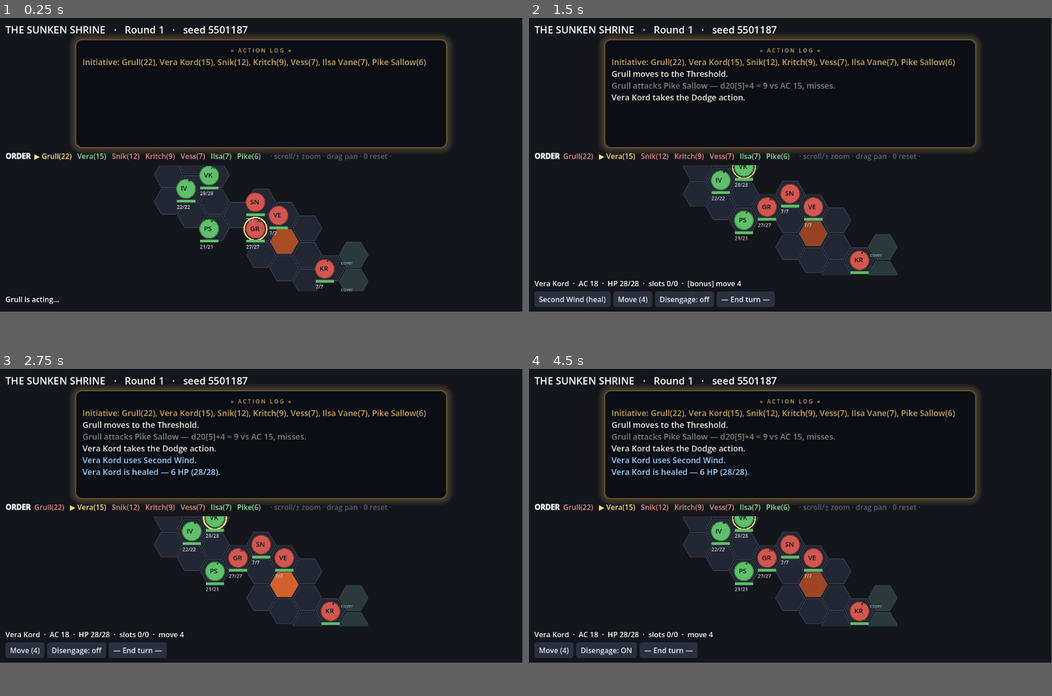
Above: before the commit, frames 1-4 (two rows, left to right).
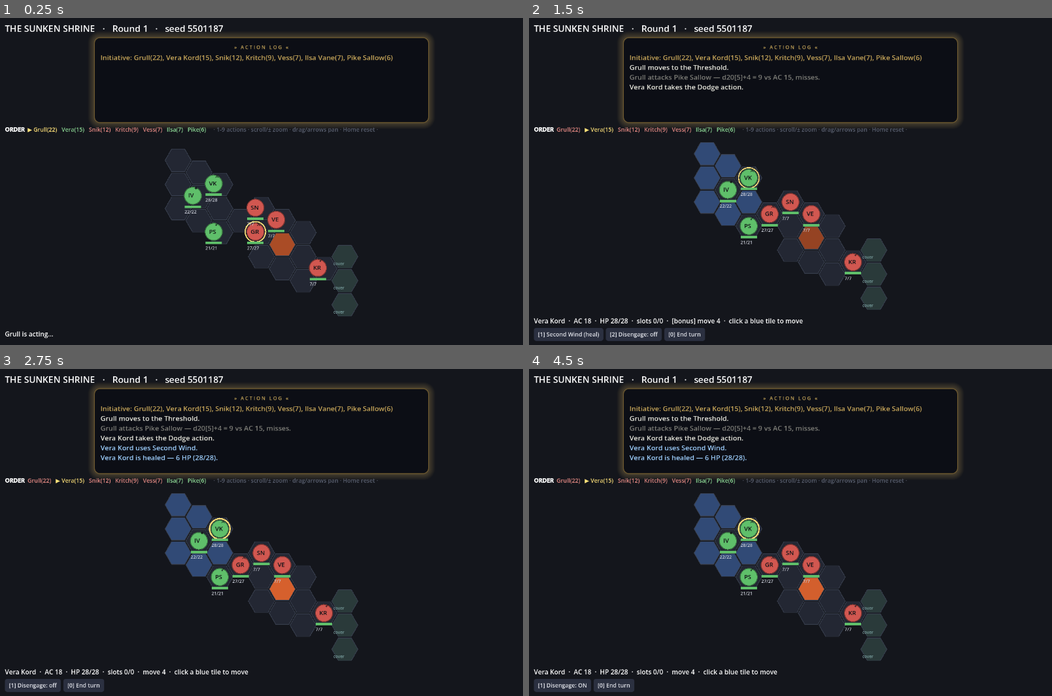
Above: after the commit, the same moments.

Repository: EgecanOzcakar/sorcmerc
Game: Godot game, scene res://scenes/main.tscn
Two runs of this game, one before a commit and one after it. Both use one fixed random seed, a clock stepped at 60 frames per second and the inputs below.
Inputs (mouse positions are in pixels of both pictures, inside the frame that each line leads up to):
- Up to frame 1 (0.25 s): no input
- Up to frame 2 (1.5 s): tap Enter at 0.5 s; drag from (790, 165) to (842, 99) at 0.52 s; click (549, 299) at 1.25 s, where only the run before the commit has a clickable "Dodge"
- Up to frame 3 (2.75 s): click (41, 650) at 2 s, where only the run before the commit has a clickable "Second Wind (heal)"
- Up to frame 4 (4.5 s): click "Move (4)" (after the commit: "[1] Disengage: off") at 2.75 s; click "Moving… (click a tile)" (after the commit: "[1] Disengage: ON") at 3.5 s; click "Disengage: off" (after the commit: "[1] Disengage: off") at 4.25 s
In our replay, the window is 799x449 before the commit and 800x500 after it. These sizes can differ from the game's own. Grey fills any space a smaller window leaves; there, only what the larger window draws over its background counts as a difference.

The runs differ from the first frame. In frame 1, 9.7% of the frame differs, in the area x 0-87%, y 2-98%; in frame 2, 16%, in the area x 0-87%, y 2-99%; in frame 3, 15%; in frame 4, 15%.

Commit message:
Verb-level menu: number keys, click-to-move, hover-to-aim
- Actions are now single verbs numbered [1]-[9] ([0] ends the turn);
  1-9 / 0 trigger them from the keyboard, Esc/b cancels.
- Default board click is Move (reachable tiles tinted, provoke markers);
  the Move button is gone.
- Attack / Sacred Flame / Shove / Healing Word enter an aim mode: valid
  targets outline, each shows its odds (hit % / save-fail % / shove % /
  heal), the hovered one brighter; click applies. New UI-only helpers
  save_fail_chance() and shove_chance() in combat.gd.
- All combat-UI font sizes track the zoom level (clamped 0.9-1.4x);
  view reset moves to Home so 0 is free for End turn.
- Default window 1280x800; log panel 210, board min 240.

Co-Authored-By: Claude Sonnet 5 <noreply@anthropic.com>

Diff:
--- a/core/combat.gd
+++ b/core/combat.gd
@@ -155,6 +155,27 @@
 	elif mode == Dice.DIS:
 		p = p * p
 	return p
+
+# Probability `target` FAILS a DC `dc` DEX save (what a caster wants). UI-only.
+func save_fail_chance(target, dc: int, ignore_cover := false) -> float:
+	var bonus: int = target.dex_save
+	if is_cover(target.pos) and not ignore_cover:
+		bonus += 2
+	var p_make: float = clampf((21.0 - (dc - bonus)) / 20.0, 0.0, 1.0)
+	if target.has("dodging"):
+		p_make = 1.0 - (1.0 - p_make) * (1.0 - p_make)
+	return 1.0 - p_make
+
+# Probability a Shove by `attacker` beats `target`'s contest (ties lose). UI-only.
+func shove_chance(attacker, target) -> float:
+	var am: int = attacker.athletics
+	var dm: int = maxi(target.athletics, target.acro)
+	var wins := 0
+	for a in range(1, 21):
+		for d in range(1, 21):
+			if a + am > d + dm:
+				wins += 1
+	return wins / 400.0
 
 # --- attack ------------------------------------------------------------
 
--- a/project.godot
+++ b/project.godot
@@ -14,6 +14,13 @@
 run/main_scene="res://scenes/main.tscn"
 config/features=PackedStringArray("4.7", "GL Compatibility")
 
+[display]
+
+window/size/viewport_width=1280
+window/size/viewport_height=800
+window/size/window_width_override=0
+window/size/window_height_override=0
+
 [rendering]
 
 renderer/rendering_method="gl_compatibility"
--- a/scenes/main.gd
+++ b/scenes/main.gd
@@ -20,7 +20,9 @@
 var _busy = false
 var _advancing = false
 var _disengage = false
-var _mode := "idle"          # idle | move | cone
+var _mode := "idle"          # idle | cone | target
+var _tgt_kind := ""          # attack | sacred | shove_prone | shove_push | shove_brazier | heal
+var _hover_hex := Vector2i(999, 999)
 var _anim := 1.0             # animation speed multiplier (huge when FAST)
 
 @onready var _header := Label.new()
@@ -29,6 +31,7 @@
 @onready var _actor := Label.new()
 @onready var _buttons := HFlowContainer.new()
 @onready var _logbox := RichTextLabel.new()
+@onready var _cap := Label.new()
 
 # --- palette --------------------------------------------------------------
 const COL_BG := Color("14161c")
@@ -67,7 +70,7 @@
 	# --- the action log: big, centred, shiny --------------------------
 	var logwrap := PanelContainer.new()
 	logwrap.size_flags_horizontal = Control.SIZE_SHRINK_CENTER
-	logwrap.custom_minimum_size = Vector2(820, 240)
+	logwrap.custom_minimum_size = Vector2(820, 210)
 	var glow := StyleBoxFlat.new()
 	glow.bg_color = Color("0c0e15")
 	glow.set_corner_radius_all(14)
@@ -80,12 +83,10 @@
 	var logcol := VBoxContainer.new()
 	logcol.add_theme_constant_override("separation", 4)
 	logwrap.add_child(logcol)
-	var cap := Label.new()
-	cap.text = "»   A C T I O N   L O G   «"
-	cap.horizontal_alignment = HORIZONTAL_ALIGNMENT_CENTER
-	cap.add_theme_font_size_override("font_size", 12)
-	cap.add_theme_color_override("font_color", Color("c8a75a"))
-	logcol.add_child(cap)
+	_cap.text = "»   A C T I O N   L O G   «"
+	_cap.horizontal_alignment = HORIZONTAL_ALIGNMENT_CENTER
+	_cap.add_theme_color_override("font_color", Color("c8a75a"))
+	logcol.add_child(_cap)
 	_logbox.bbcode_enabled = true
 	_logbox.scroll_following = true
 	_logbox.size_flags_vertical = Control.SIZE_EXPAND_FILL
@@ -105,7 +106,7 @@
 	_board.clip_contents = true
 	_board.size_flags_vertical = Control.SIZE_EXPAND_FILL
 	_board.size_flags_horizontal = Control.SIZE_EXPAND_FILL
-	_board.custom_minimum_size = Vector2(0, 180)
+	_board.custom_minimum_size = Vector2(0, 240)
 	root.add_child(_board)
 
 	_actor.add_theme_font_size_override("font_size", 16)
@@ -116,10 +117,25 @@
 	root.add_child(_buttons)
 
 	set_process(true)
+	_apply_ui_scale()
 	_new_game()
+
+# Font sizes across the whole combat UI track the zoom level.
+func _apply_ui_scale() -> void:
+	var u := clampf(_zoom, 0.9, 1.4)
+	_header.add_theme_font_size_override("font_size", int(22 * u))
+	_actor.add_theme_font_size_override("font_size", int(16 * u))
+	_cap.add_theme_font_size_override("font_size", int(12 * u))
+	_order.add_theme_font_size_override("normal_font_size", int(14 * u))
+	_order.add_theme_font_size_override("bold_font_size", int(14 * u))
+	_logbox.add_theme_font_size_override("normal_font_size", int(17 * u))
+	_logbox.add_theme_font_size_override("bold_font_size", int(17 * u))
+	for b in _buttons.get_children():
+		b.add_theme_font_size_override("font_size", int(14 * u))
 
 func set_zoom(z: float) -> void:
 	_zoom = clampf(z, 0.45, 3.0)
+	_apply_ui_scale()
 	if _board:
 		_board.queue_redraw()
 
@@ -134,11 +150,26 @@
 	match e.keycode:
 		KEY_EQUAL, KEY_KP_ADD: set_zoom(_zoom * 1.1)
 		KEY_MINUS, KEY_KP_SUBTRACT: set_zoom(_zoom / 1.1)
-		KEY_0: _zoom = 1.0; _pan = Vector2.ZERO; _board.queue_redraw()
+		KEY_HOME: _zoom = 1.0; _pan = Vector2.ZERO; _apply_ui_scale(); _board.queue_redraw()
 		KEY_LEFT: pan_by(Vector2(40, 0))
 		KEY_RIGHT: pan_by(Vector2(-40, 0))
 		KEY_UP: pan_by(Vector2(0, 40))
 		KEY_DOWN: pan_by(Vector2(0, -40))
+		KEY_ESCAPE, KEY_B: board_cancel()
+		KEY_1, KEY_2, KEY_3, KEY_4, KEY_5, KEY_6, KEY_7, KEY_8, KEY_9:
+			_press_hotkey(e.keycode - KEY_1)
+		KEY_0:
+			_press_hotkey(-1)  # last button (End turn / Cancel)
+
+func _press_hotkey(idx: int) -> void:
+	if _busy:
+		return
+	var kids := _buttons.get_children()
+	if kids.is_empty():
+		return
+	var b = kids[kids.size() - 1] if idx < 0 else (kids[idx] if idx < kids.size() else null)
+	if b and not b.disabled:
+		b.pressed.emit()
 
 func _build_theme() -> void:
 	var th := Theme.new()
@@ -210,27 +241,27 @@
 
 # --- hero menu ---------------------------------------------------------
 
+# Verb-level menu. Buttons are numbered [1]..[9]; End turn is [0].
+# Verbs that need a target enter "target" mode — hover a token for its %, click to apply.
 func _build_hero_menu(h) -> void:
+	_mode = "idle"
+	_tgt_kind = ""
 	var opts: Array = []
 	var foes: Array = cb.enemies_of(h)
+	var adj_foes := foes.filter(func(f): return Hex.distance(f.pos, h.pos) <= 1)
 
 	if not cb.action_used:
-		for f in foes:
-			if cb.in_reach(h, f):
-				var pct = int(round(cb.hit_chance(h, f) * 100.0))
-				opts.append(["Attack %s  (%d%%)" % [f.cname.split(" ")[0], pct], func(): _hero_attack(h, f)])
-		if h.athletics > 0:
-			for f in foes:
-				if Hex.distance(f.pos, h.pos) <= 1:
-					opts.append(["Shove %s → prone" % f.cname.split(" ")[0], func(): _hero_shove(h, f, "prone")])
-					opts.append(["Shove %s → back" % f.cname.split(" ")[0], func(): _hero_shove(h, f, "push")])
-					if cb.adjacent_to_brazier(f):
-						opts.append(["Shove %s → brazier 🔥" % f.cname.split(" ")[0], func(): _hero_shove(h, f, "brazier")])
+		if foes.any(func(f): return cb.in_reach(h, f)):
+			opts.append(["Attack", func(): _enter_target(h, "attack")])
+		if h.athletics > 0 and not adj_foes.is_empty():
+			opts.append(["Shove → prone", func(): _enter_target(h, "shove_prone")])
+			opts.append(["Shove → back", func(): _enter_target(h, "shove_push")])
+			if adj_foes.any(func(f): return cb.adjacent_to_brazier(f)):
+				opts.append(["Shove → brazier", func(): _enter_target(h, "shove_brazier")])
 		if "burning_hands" in h.spells and h.slots1 + h.slots2 > 0:
 			opts.append(["Burning Hands (aim…)", func(): _enter_cone(h)])
-		if "sacred_flame" in h.spells:
-			for f in foes:
-				opts.append(["Sacred Flame %s" % f.cname.split(" ")[0], func(): _hero_cast_target(h, f, "sf")])
+		if "sacred_flame" in h.spells and not foes.is_empty():
+			opts.append(["Sacred Flame", func(): _enter_target(h, "sacred")])
 		opts.append(["Dodge", func(): _hero_simple(h, "dodge")])
 		opts.append(["Dash (+%d move)" % h.speed, func(): _hero_simple(h, "dash")])
 
@@ -238,21 +269,14 @@
 		if h.second_wind != "" and not h.used_second_wind:
 			opts.append(["Second Wind (heal)", func(): _hero_bonus(h, "sw")])
 		if "healing_word" in h.spells and h.slots1 + h.slots2 > 0:
-			for a in cb.combatants:
-				if a.team == "party" and a != h and not a.is_dead():
-					opts.append(["Healing Word → %s" % a.cname.split(" ")[0], func(): _hero_heal(h, a)])
+			if cb.combatants.any(func(a): return a.team == "party" and a != h and not a.is_dead()):
+				opts.append(["Healing Word", func(): _enter_target(h, "heal")])
 
 	if cb.move_left > 0:
-		var verb = "Moving… (click a tile)" if _mode == "move" else "Move (%d)" % cb.move_left
-		opts.append([verb, func(): _toggle_move(h)])
 		opts.append(["Disengage: %s" % ("ON" if _disengage else "off"), func(): _toggle_disengage(h)])
 
-	opts.append(["— End turn —", _end_turn])
+	opts.append(["End turn", _end_turn])
 	_set_buttons(opts)
-
-func _toggle_move(h) -> void:
-	_mode = "idle" if _mode == "move" else "move"
-	_build_hero_menu(h)
 	_board.queue_redraw()
 
 func _toggle_disengage(h) -> void:
@@ -261,14 +285,45 @@
 
 func _enter_cone(h) -> void:
 	_mode = "cone"
-	_actor.text = "%s — aim Burning Hands: hover a direction, click to cast.  (right-click cancels)" % h.cname
-	_set_buttons([["Cancel", func(): _cancel_cone(h)]])
+	_actor.text = "%s — aim Burning Hands: hover a direction, click to cast.  (Esc / right-click cancels)" % h.cname
+	_set_buttons([["Cancel", func(): board_cancel()]])
 	_board.queue_redraw()
 
-func _cancel_cone(h) -> void:
-	_mode = "idle"
-	_build_hero_menu(h)
+func _enter_target(h, kind: String) -> void:
+	_mode = "target"
+	_tgt_kind = kind
+	_actor.text = "%s — %s: hover a target for the odds, click to apply.  (Esc / right-click cancels)" % [h.cname, _tgt_label(kind)]
+	_set_buttons([["Cancel", func(): board_cancel()]])
 	_board.queue_redraw()
+
+func _tgt_label(kind: String) -> String:
+	match kind:
+		"attack": return "Attack"
+		"sacred": return "Sacred Flame"
+		"shove_prone": return "Shove to prone"
+		"shove_push": return "Shove back"
+		"shove_brazier": return "Shove into the brazier"
+		"heal": return "Healing Word"
+	return kind
+
+# Is `c` a legal target for the pending verb?
+func _valid_target(h, c) -> bool:
+	match _tgt_kind:
+		"attack": return c.team != h.team and c.conscious() and cb.in_reach(h, c)
+		"sacred": return c.team != h.team and c.conscious() and Hex.distance(h.pos, c.pos) <= Encounter.RANGE_SPELL_LONG
+		"shove_prone", "shove_push": return c.team != h.team and c.conscious() and Hex.distance(h.pos, c.pos) <= 1
+		"shove_brazier": return c.team != h.team and c.conscious() and Hex.distance(h.pos, c.pos) <= 1 and cb.adjacent_to_brazier(c)
+		"heal": return c.team == h.team and c != h and not c.is_dead()
+	return false
+
+# The number shown over a valid target while aiming.
+func target_readout(h, c) -> String:
+	match _tgt_kind:
+		"attack": return "%d%%" % int(round(cb.hit_chance(h, c) * 100.0))
+		"sacred": return "%d%%" % int(round(cb.save_fail_chance(c, h.save_dc, true) * 100.0))
+		"shove_prone", "shove_push", "shove_brazier": return "%d%%" % int(round(cb.shove_chance(h, c) * 100.0))
+		"heal": return "revive" if c.is_down() else "≈5 HP"
+	return ""
 
 # board callbacks -------------------------------------------------------
 
@@ -278,49 +333,53 @@
 	var h = cb.current()
 	if h.team != "party" or not h.conscious():
 		return
-	if _mode == "move":
-		if cb.move_field(h).has(hx) and hx != h.pos:
+	if _mode == "cone":
+		var dir = Hex.direction_to(h.pos, hx)
+		if dir != Vector2i.ZERO:
+			_mode = "idle"
+			cb.cast_burning_hands(h, dir)
+			_after_hero_action(h)
+	elif _mode == "target":
+		for c in cb.combatants:
+			if c.pos == hx and _valid_target(h, c):
+				_apply_target(h, c)
+				return
+	else:  # idle — default click is Move
+		if cb.move_left > 0 and hx != h.pos and cb.move_field(h).has(hx):
 			_board.slide_from(h)
 			cb.move_to(h, hx, _disengage)
-			_mode = "idle" if cb.move_left == 0 else "move"
 			_after_hero_action(h)
-	elif _mode == "cone":
-		var dir = Hex.direction_to(h.pos, hx)
-		if dir != Vector2i.ZERO:
-			cb.cast_burning_hands(h, dir)
-			_mode = "idle"
-			_after_hero_action(h)
-	elif _mode == "idle" and not cb.action_used:
-		for f in cb.enemies_of(h):
-			if f.pos == hx and cb.in_reach(h, f):
-				_hero_attack(h, f)
-				return
-
-func board_hex_hovered(_hx: Vector2i) -> void:
-	if _mode == "cone":
+
+func _apply_target(h, c) -> void:
+	_mode = "idle"
+	var kind := _tgt_kind
+	_tgt_kind = ""
+	match kind:
+		"attack":
+			_board.flash(c.pos)
+			cb.resolve_attack(h, c)
+		"sacred":
+			cb.cast_sacred_flame(h, c)
+		"shove_prone":
+			cb.act_shove(h, c, "prone")
+		"shove_push":
+			cb.act_shove(h, c, "push")
+		"shove_brazier":
+			cb.act_shove(h, c, "brazier")
+		"heal":
+			cb.cast_healing_word(h, c)
+	_after_hero_action(h)
+
+func board_hex_hovered(hx: Vector2i) -> void:
+	_hover_hex = hx
+	if _mode == "cone" or _mode == "target":
 		_board.queue_redraw()
 
 func board_cancel() -> void:
-	if _mode != "idle":
-		_mode = "idle"
-		if cb and cb.current().team == "party":
-			_build_hero_menu(cb.current())
-		_board.queue_redraw()
+	if _mode != "idle" and cb and not cb.is_over() and cb.current().team == "party":
+		_build_hero_menu(cb.current())
 
 # hero actions ---------------------------------------------------------
-
-func _hero_attack(h, f) -> void:
-	_board.flash(f.pos)
-	cb.resolve_attack(h, f)
-	_after_hero_action(h)
-
-func _hero_shove(h, f, mode) -> void:
-	cb.act_shove(h, f, mode)
-	_after_hero_action(h)
-
-func _hero_cast_target(h, f, _which) -> void:
-	cb.cast_sacred_flame(h, f)
-	_after_hero_action(h)
 
 func _hero_simple(h, kind) -> void:
 	if kind == "dodge":
@@ -328,16 +387,11 @@
 	elif kind == "dash":
 		cb.action_used = true
 		cb.move_left += h.speed
-		_mode = "move"
 	_after_hero_action(h)
 
 func _hero_bonus(h, kind) -> void:
 	if kind == "sw":
 		cb.act_second_wind(h)
-	_after_hero_action(h)
-
-func _hero_heal(h, a) -> void:
-	cb.cast_healing_word(h, a)
 	_after_hero_action(h)
 
 func _after_hero_action(h) -> void:
@@ -348,8 +402,6 @@
 		return
 	if cb.action_used and cb.bonus_used and cb.move_left == 0:
 		_end_turn()
-	elif _mode == "cone":
-		pass
 	else:
 		_build_hero_menu(h)
 
@@ -358,11 +410,20 @@
 func _set_buttons(opts: Array) -> void:
 	for c in _buttons.get_children():
 		c.queue_free()
-	for o in opts:
+	var count := opts.size()
+	for i in count:
 		var b := Button.new()
-		b.text = o[0]
-		b.pressed.connect(o[1])
+		if count == 1:
+			b.text = "[Esc] %s" % opts[i][0]
+		elif i == count - 1:
+			b.text = "[0] %s" % opts[i][0]
+		elif i < 9:
+			b.text = "[%d] %s" % [i + 1, opts[i][0]]
+		else:
+			b.text = opts[i][0]
+		b.pressed.connect(opts[i][1])
 		_buttons.add_child(b)
+	_apply_ui_scale()
 
 func _refresh() -> void:
 	_header.text = "THE SUNKEN SHRINE   ·   Round %d   ·   seed %d" % [cb.round_num, _seed]
@@ -377,17 +438,18 @@
 		if c.is_dead():
 			nm = "[s]%s[/s]" % nm
 		parts.append("[color=%s]%s(%d)[/color]" % [col, nm, c.init_roll])
-	_order.text = "[b]ORDER[/b]  " + "   ".join(parts) + "     [color=#5a6070]· scroll/± zoom · drag pan · 0 reset ·[/color]"
+	_order.text = "[b]ORDER[/b]  " + "   ".join(parts) + "     [color=#5a6070]· 1-9 actions · scroll/± zoom · drag/arrows pan · Home reset ·[/color]"
 
 	var cur = cb.current()
-	if cur and cur.team == "party" and cur.conscious() and _mode != "cone":
-		_actor.text = "%s  ·  AC %d  ·  HP %d/%d  ·  slots %d/%d  ·  %s%smove %d" % [
+	if cur and cur.team == "party" and cur.conscious() and _mode == "idle":
+		var hint := "  ·  click a blue tile to move" if cb.move_left > 0 else ""
+		_actor.text = "%s  ·  AC %d  ·  HP %d/%d  ·  slots %d/%d  ·  %s%smove %d%s" % [
 			cur.cname, cb.effective_ac(cur), cur.hp, cur.max_hp, cur.slots1, cur.slots2,
 			"" if cb.action_used else "[action] ",
 			"" if cb.bonus_used else "[bonus] ",
-			cb.move_left,
+			cb.move_left, hint,
 		]
-	elif _mode != "cone":
+	elif _mode == "idle":
 		_actor.text = "%s is acting…" % (cur.cname if cur else "?")
 	_board.queue_redraw()
 
@@ -550,7 +612,7 @@
 		var cone_hexes := {}
 		var cur = cb.current()
 		var hero_turn: bool = cur and cur.team == "party" and cur.conscious()
-		if hero_turn and main._mode == "move":
+		if hero_turn and main._mode == "idle" and cb.move_left > 0:
 			field = cb.move_field(cur)
 			for hx in field:
 				if not cb.provokers_for(cur, hx).is_empty():
@@ -583,13 +645,30 @@
 			if cb.is_cover(hx):
 				draw_string(ThemeDB.fallback_font, c - Vector2(s - 6, -s + 12), "cover", HORIZONTAL_ALIGNMENT_LEFT, -1, 10, Color("7fa6a6"))
 
-		# targetable outlines
-		if hero_turn and main._mode == "idle" and not cb.action_used:
+		# targeting overlay — outline valid targets, float their odds, hovered one brighter
+		if hero_turn and main._mode == "target":
+			for c in cb.combatants:
+				if not main._valid_target(cur, c):
+					continue
+				var tp := _origin + Hex.to_pixel(c.pos, s)
+				var hot: bool = c.pos == _hover
+				var poly := _hex_poly(tp, s - 3.0)
+				poly.append(poly[0])
+				var oc: Color = main.COL_TARGET
+				draw_polyline(poly, oc if hot else Color(oc.r, oc.g, oc.b, 0.45), 3.0 if hot else 2.0)
+				var txt: String = main.target_readout(cur, c)
+				var fs := int((20 if hot else 15) * fz)
+				var w := ThemeDB.fallback_font.get_string_size(txt, HORIZONTAL_ALIGNMENT_LEFT, -1, fs).x
+				var chip := tp + Vector2(-w / 2.0, -s - 4.0)
+				draw_rect(Rect2(chip - Vector2(5, fs), Vector2(w + 10, fs + 8)), Color(0, 0, 0, 0.72))
+				draw_string(ThemeDB.fallback_font, chip, txt, HORIZONTAL_ALIGNMENT_LEFT, -1, fs,
+					Color("ffe27a") if hot else Color("d7d7cf"))
+		elif hero_turn and main._mode == "idle" and not cb.action_used:
 			for f in cb.enemies_of(cur):
 				if cb.in_reach(cur, f):
 					var poly := _hex_poly(_origin + Hex.to_pixel(f.pos, s), s - 3.0)
 					poly.append(poly[0])
-					draw_polyline(poly, main.COL_TARGET, 2.0)
+					draw_polyline(poly, Color(main.COL_TARGET.r, main.COL_TARGET.g, main.COL_TARGET.b, 0.30), 1.5)
 
 		# tokens
 		for c in cb.combatants:
--- a/tests/drive_ui.gd
+++ b/tests/drive_ui.gd
@@ -28,9 +28,14 @@
 			continue
 		if main.cb.is_over():
 			break
-		# board-driven modes: move / cone need a hex click, not a button
-		if main._mode == "move" or main._mode == "cone":
+		# board-driven modes: aiming / cone need a hex click, not a button
+		if main._mode == "cone" or main._mode == "target":
 			_board_click()
+			idle = 0
+			continue
+		# in idle, sometimes just walk toward a foe (exercises default click-to-move)
+		if main._mode == "idle" and main.cb.current().team == "party" and _presses % 4 == 0 and main.cb.move_left > 0:
+			_move_click()
 			idle = 0
 			continue
 		var btns = _buttons()
@@ -62,27 +67,38 @@
 	var h = cb.current()
 	var foes = cb.enemies_of(h)
 	if main._mode == "cone":
-		_picked["Burning"] = true
+		_picked["cone"] = true
 		if not foes.is_empty():
 			main.board_hex_clicked(foes[0].pos)
 		else:
 			main.board_cancel()
 		return
-	# move: step toward the nearest foe as far as the field allows
-	_picked["Move"] = true
+	# target mode: click the first valid target, else cancel
+	_picked["target:" + main._tgt_kind] = true
+	for c in cb.combatants:
+		if main._valid_target(h, c):
+			main.board_hex_clicked(c.pos)
+			return
+	main.board_cancel()
+
+func _move_click() -> void:
+	_presses += 1
+	_picked["move"] = true
+	var cb = main.cb
+	var h = cb.current()
+	var foes = cb.enemies_of(h)
+	if foes.is_empty():
+		return
 	var field = cb.move_field(h)
 	var goal = h.pos
-	if not foes.is_empty():
-		var best = 1 << 30
-		for hx in field:
-			var d = Hex.distance(hx, foes[0].pos)
-			if d < best:
-				best = d
-				goal = hx
+	var best = 1 << 30
+	for hx in field:
+		var d = Hex.distance(hx, foes[0].pos)
+		if d < best:
+			best = d
+			goal = hx
 	if goal != h.pos:
 		main.board_hex_clicked(goal)
-	else:
-		main.board_cancel()
 
 func _buttons() -> Array:
 	var out: Array = []
@@ -94,7 +110,7 @@
 # Rotate through verbs rather than mashing Attack, so every path gets exercised.
 func _press(btns: Array) -> void:
 	var pick: Button = null
-	var wanted = ["Shove", "Burning Hands", "Healing Word", "Second Wind", "Sacred Flame", "Dodge", "Dash", "Move", "Attack"]
+	var wanted = ["Shove", "Burning Hands", "Healing Word", "Second Wind", "Sacred Flame", "Dodge", "Dash", "Attack"]
 	var verb = wanted[_presses % wanted.size()]
 	for b in btns:
 		if verb in b.text:
--- a/tests/shot.gd
+++ b/tests/shot.gd
@@ -15,6 +15,16 @@
 	var z := OS.get_environment("SHOT_ZOOM")
 	if z != "":
 		main.set_zoom(float(z))
+	# advance a few more hero turns so someone is engaged, then aim an attack
+	var g2 = 0
+	while main.cb and not main.cb.is_over() and main.cb.round_num < 3 and g2 < 60:
+		await process_frame
+		g2 += 1
+	var h = main.cb.current() if main.cb else null
+	if OS.get_environment("SHOT_AIM") != "" and h and h.team == "party" and h.conscious():
+		if main.cb.enemies_of(h).any(func(f): return main.cb.in_reach(h, f)):
+			main._enter_target(h, "attack")
+			main._board._hover = main.cb.enemies_of(h).filter(func(f): return main.cb.in_reach(h, f))[0].pos
 	await create_timer(0.4).timeout
 	var img := root.get_viewport().get_texture().get_image()
 	img.save_png("res://combat_screen.png")
Not shown, changed: README.md
